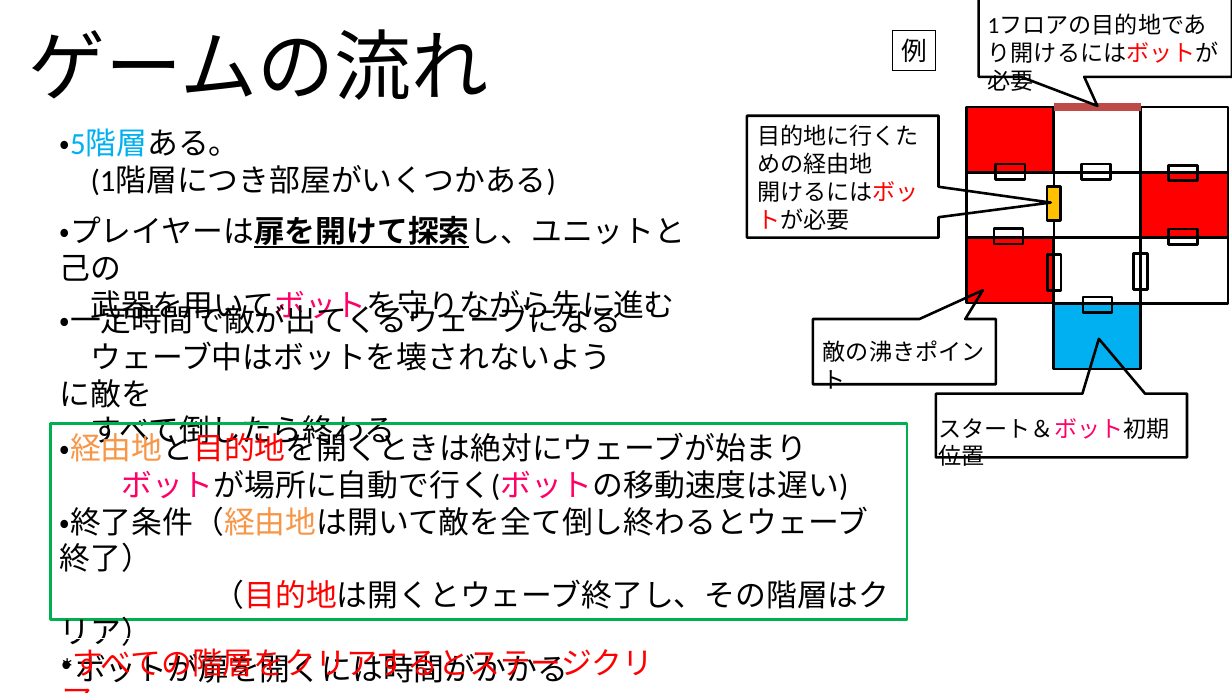
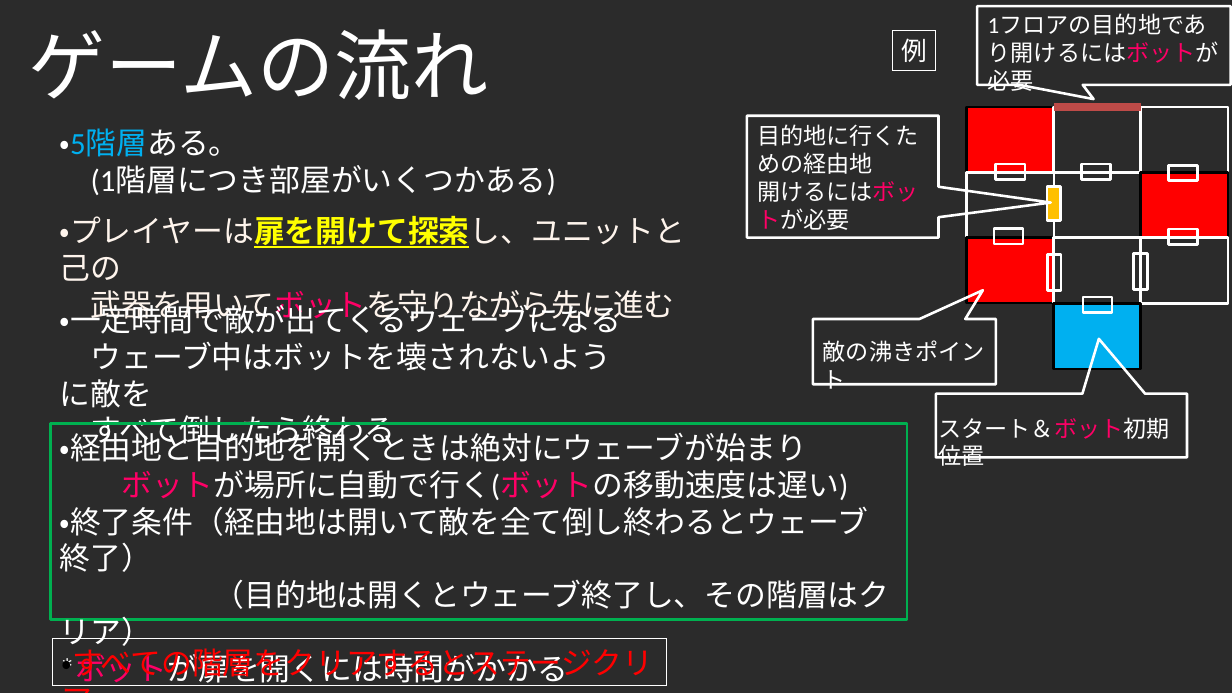
Before and after one commit to ster1271/JobGame, a slide deck: slide 2 of data/就職作品企画書_宮近一星.pptx. Drawn at 1232x693 pixels with LibreOffice and Linux fonts; fonts in the diff are those of the drawing; background and template pictures are left out; a plain dark background stands for a picture behind light text. Boxes give left, top, right and bottom in pixels: in the first picture for what was removed or moved away, otherwise in the second. Text is boxed around its words. In the diff, an @@ line names an element or a change of style, - is before the commit and + after.

```diff
--- a/data/就職作品企画書_宮近一星.pptx
+++ b/data/就職作品企画書_宮近一星.pptx
@@ background #FFFFFF to picture (left out) @@
@@ speech box: place and size @@
-speech box at <box>979,0,1232,77</box>
+speech box at <box>978,6,1231,85</box>
@@ speech box at <box>978,6,1231,85</box>: outline #000000 2 pt to #FFFFFF 2 pt; proportions changed @@
@@ text "1フロアの目的地であり開けるにはボットが必要" at <box>979,6,1232,72</box>: text colour #000000 to #FFFFFF, text colour #FF0000 to #FF0066 in "1フロアの目的地であり開けるにはボットが必要" @@
@@ rectangle "例" at <box>893,30,936,71</box>: text colour #000000 to #FFFFFF; outline #000000 0.75 pt to #FFFFFF 0.75 pt @@
@@ text "・5階層ある。" at <box>60,128,556,195</box>: text colour #000000 to #FFFFFF in "・5階層ある。", "(1階層につき部屋がいくつかある)" @@
@@ text "目的地に行くための経由地" at <box>757,124,919,230</box>: text colour #000000 to #FFFFFF in "目的地に行くための経由地", "開けるにはボットが必要"; text colour #FF0000 to #FF0066 in "開けるにはボットが必要" @@
@@ text "・プレイヤーは扉を開けて探索し、ユニットと己の" at <box>60,216,686,325</box>: text colour #000000 to #FEF4EC in "・プレイヤーは扉を開けて探索し、ユニットと己の", "武器を用いてボットを守りながら先に進む"; text colour #000000 to #FFFF00 in "・プレイヤーは扉を開けて探索し、ユニットと己の" @@
@@ outline #000000 2 pt to #FFFFFF 2 pt in 17 elements at <box>1054,107,1141,173</box>, <box>1141,107,1227,173</box>, <box>967,172,1054,238</box>, <box>1054,238,1141,303</box>, <box>1141,238,1227,304</box>, <box>1048,255,1062,291</box>, <box>1047,187,1061,221</box>, <box>1134,254,1148,290</box>, <box>1082,165,1111,180</box>, <box>1169,229,1198,245</box>, <box>994,228,1023,244</box>, <box>1169,165,1198,181</box>, <box>996,164,1025,179</box>, <box>747,116,938,238</box>, <box>813,319,996,384</box>, <box>936,394,1188,457</box>, <box>1083,297,1112,312</box> @@
@@ text colour #000000 to #FFFFFF in 3 elements at <box>28,29,488,100</box>, <box>60,299,622,450</box>, <box>823,340,985,389</box> @@
@@ text "スタート＆ボット初期位置" at <box>939,417,1170,466</box>: text colour #000000 to #FFFFFF in "スタート＆ボット初期位置" @@
@@ rectangle "・経由地と目的地を開くときは絶対にウェーブが始まり" at <box>51,424,908,620</box>: text colour #000000 to #FFFFFF in "・経由地と目的地を開くときは絶対にウェーブが始まり", "ボットが場所に自動で行く(ボットの移動速度は遅い)", "・終了条件（経由地は開いて敵を全て倒し終わるとウェーブ終了）", "（目的地は開くとウェーブ終了し、その階層はクリア）" and 1 more places; text colour #F79646 to #FFFFFF in "・経由地と目的地を開くときは絶対にウェーブが始まり", "・終了条件（経由地は開いて敵を全て倒し終わるとウェーブ終了）"; text colour #FF0000 to #FFFFFF in "・経由地と目的地を開くときは絶対にウェーブが始まり", "（目的地は開くとウェーブ終了し、その階層はクリア）"; text colour #000000 to #FF0066 in "*ボットが扉を開くには時間がかかる" @@
```
Also in this commit, not shown: 8 other slides changed.
